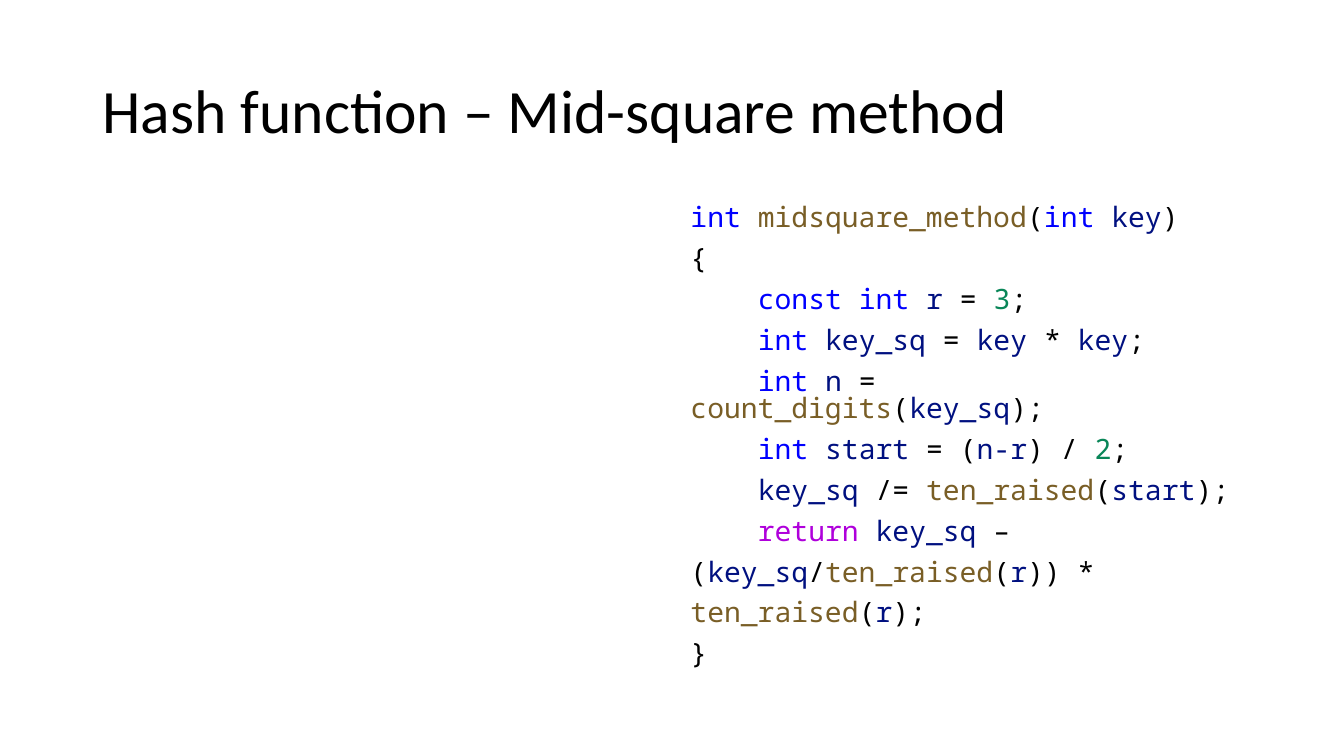
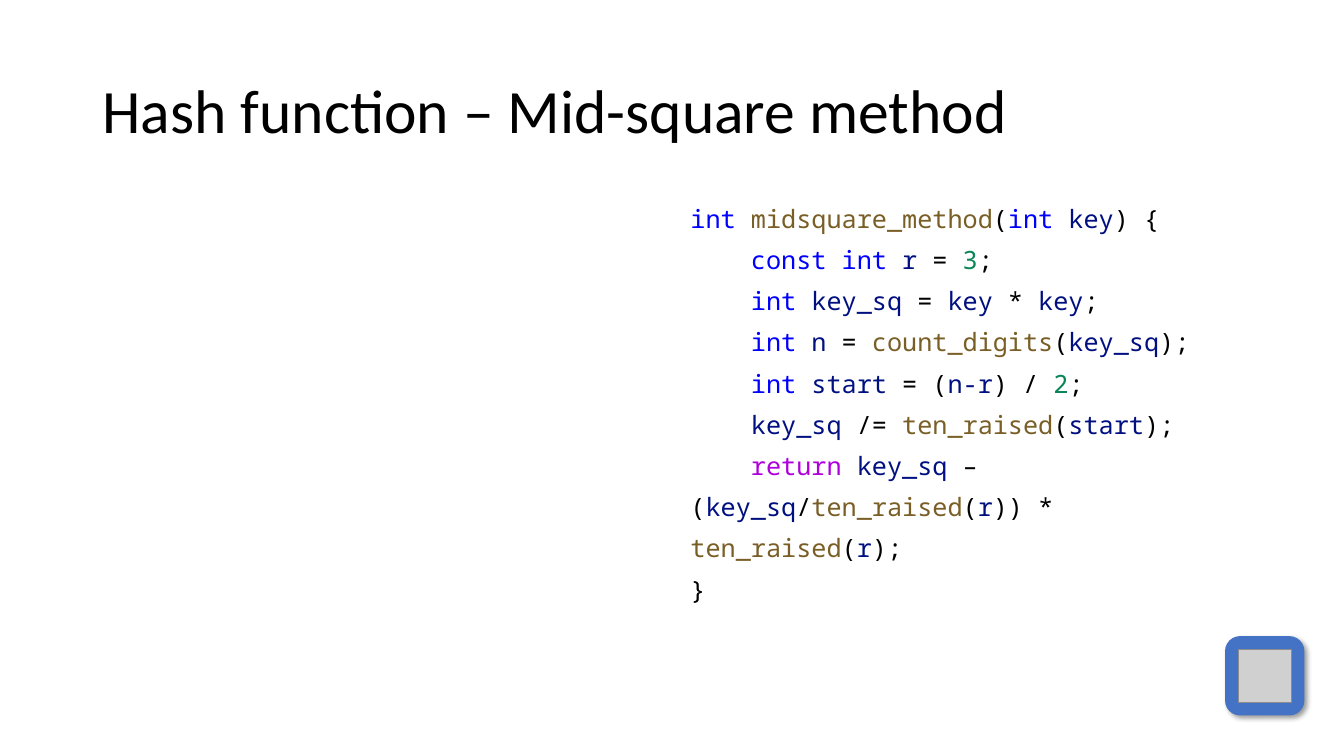
Before and after one commit to duskygloom/data_structures, a slide deck: slide 6 of hash_table_presentation/hashing.pptx. Drawn at 1344x756 pixels with LibreOffice and Linux fonts; fonts in the diff are those of the drawing; grey boxes stand for pictures. Boxes give left, top, right and bottom in pixels: in the first picture for what was removed or moved away, otherwise in the second. Text is boxed around its words. In the diff, an @@ line names an element or a change of style, - is before the commit and + after.

```diff
--- a/hash_table_presentation/hashing.pptx
+++ b/hash_table_presentation/hashing.pptx
@@ text at <box>690,209,1128,234</box>: text changed; size 20 to 18 pt @@
-int midsquare_method(int key)
-{
+int midsquare_method(int key) {
@@ text at <box>690,250,1190,561</box>: size 20 to 18 pt in "const int r = 3;", "int key_sq = key * key;", "int n = count_digits(key_sq);", "int start = (n-r) / 2;" and 5 more places; line spacing 0.8 to 0.9 @@
@@ rounded rectangle added at <box>1225,636,1305,716</box>, fill #4472C4 @@
@@ picture added at <box>1238,649,1292,703</box> @@
```
Also in this commit, not shown: 11 other slides changed, 12 slides added, 28 other files.
